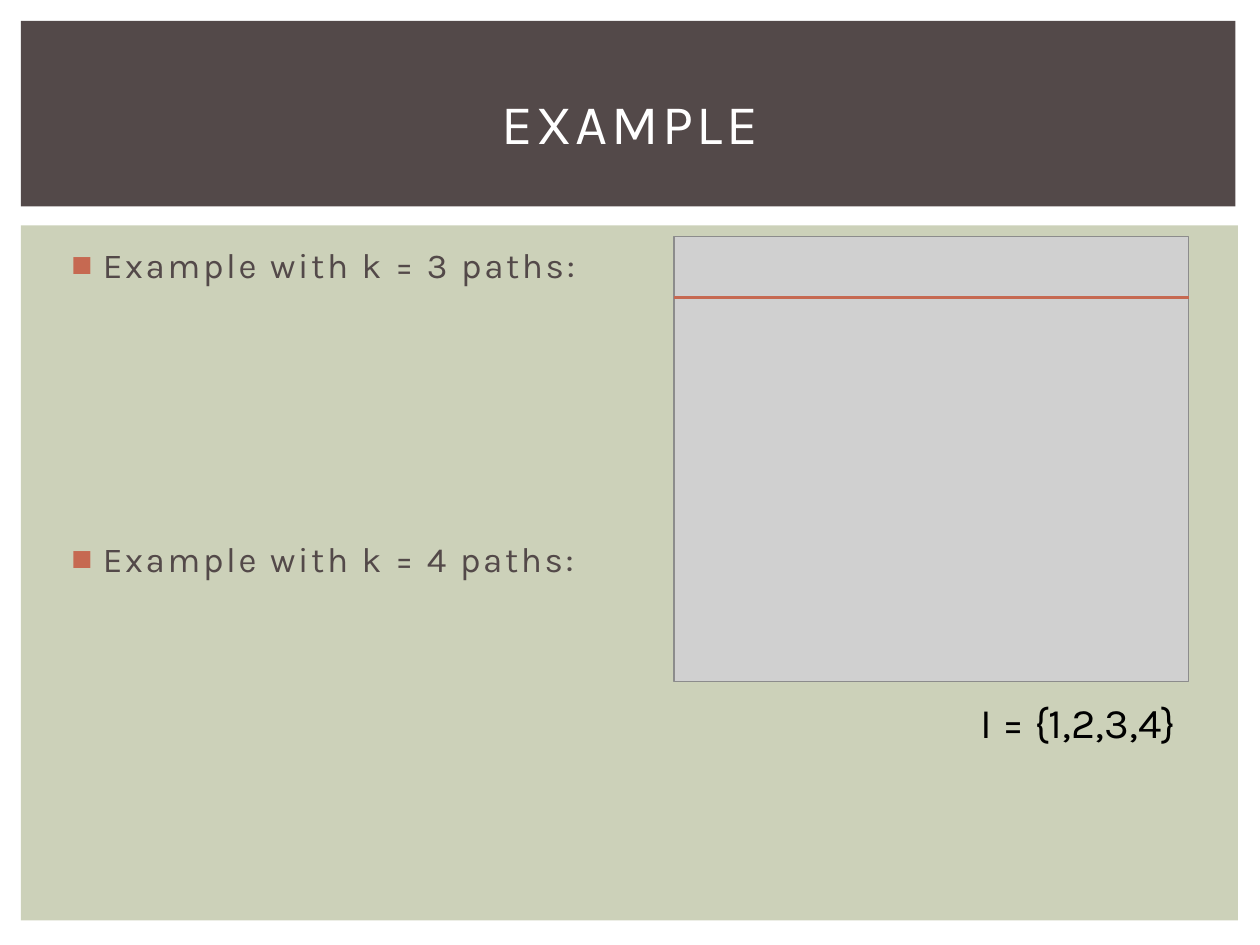
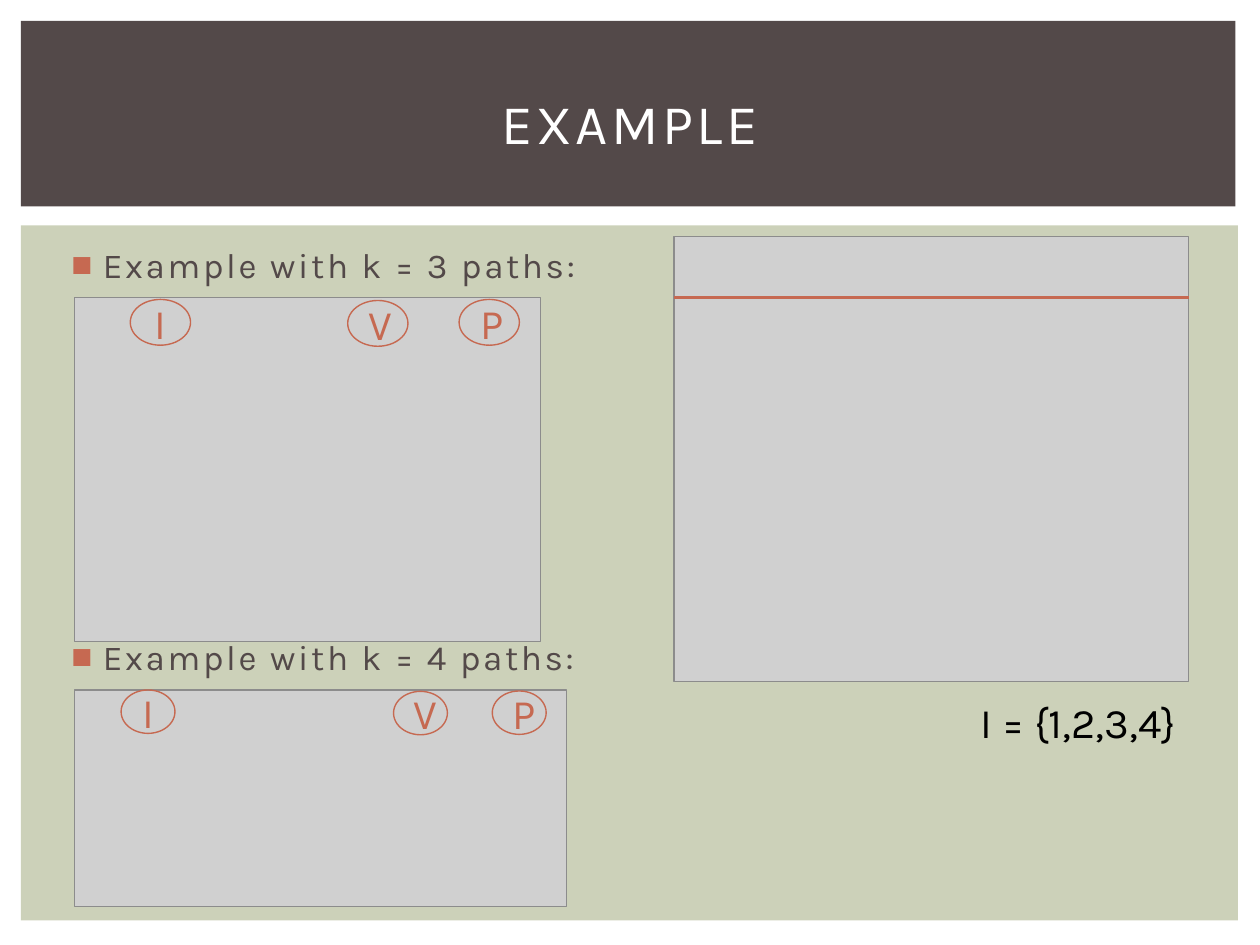
Before and after one commit to dadler6/Networks_Final, a slide deck: slide 9 of PPI_Networks_Presentation.pptx (slide 8 before the commit). Drawn at 1260x945 pixels with LibreOffice and Linux fonts; fonts in the diff are those of the drawing; grey boxes stand for pictures. Boxes give left, top, right and bottom in pixels: in the first picture for what was removed or moved away, otherwise in the second. Text is boxed around its words. In the diff, an @@ line names an element or a change of style, - is before the commit and + after.

Commit message:
Refined presentation and photos

```diff
--- a/PPI_Networks_Presentation.pptx
+++ b/PPI_Networks_Presentation.pptx
@@ text "Example with k = 3 ..." rewrapped from (x1=103, y1=254, x2=575, y2=580) to (x1=103, y1=254, x2=575, y2=678) @@
@@ picture added at (x1=74, y1=297, x2=541, y2=641) @@
@@ ellipse added at (x1=130, y1=300, x2=190, y2=345), outline #C66951 0.79 pt, 24 pt, text #C66951 @@
+I
@@ ellipse added at (x1=348, y1=300, x2=408, y2=345), outline #C66951 0.79 pt, 24 pt, text #C66951 @@
+V
@@ ellipse added at (x1=459, y1=300, x2=519, y2=345), outline #C66951 0.79 pt, 24 pt, text #C66951 @@
+P
@@ picture added at (x1=74, y1=690, x2=566, y2=907) @@
@@ ellipse added at (x1=121, y1=690, x2=175, y2=733), outline #C66951 0.79 pt, 24 pt, text #C66951 @@
+I
@@ ellipse added at (x1=393, y1=692, x2=447, y2=735), outline #C66951 0.79 pt, 24 pt, text #C66951 @@
+V
@@ ellipse added at (x1=493, y1=690, x2=547, y2=733), outline #C66951 0.79 pt, 24 pt, text #C66951 @@
+P
```
Also in this commit, not shown: 4 other slides changed, 2 slides added, 1 slide removed, 12 other files.
